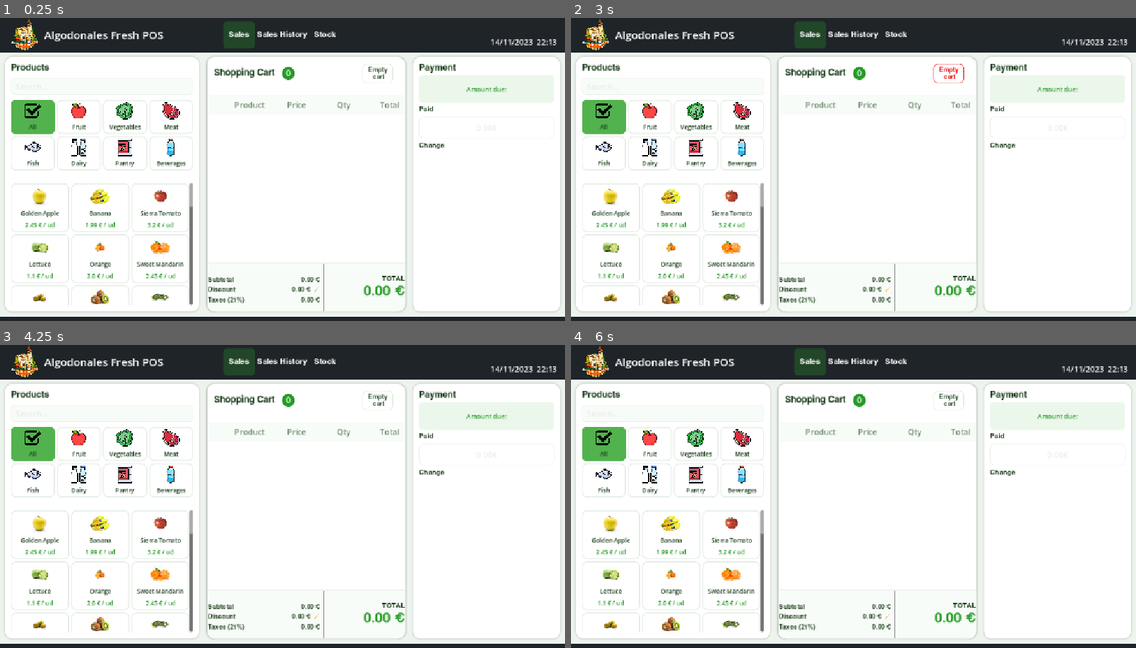
Above: before the commit, frames 1-4 (two rows, left to right).
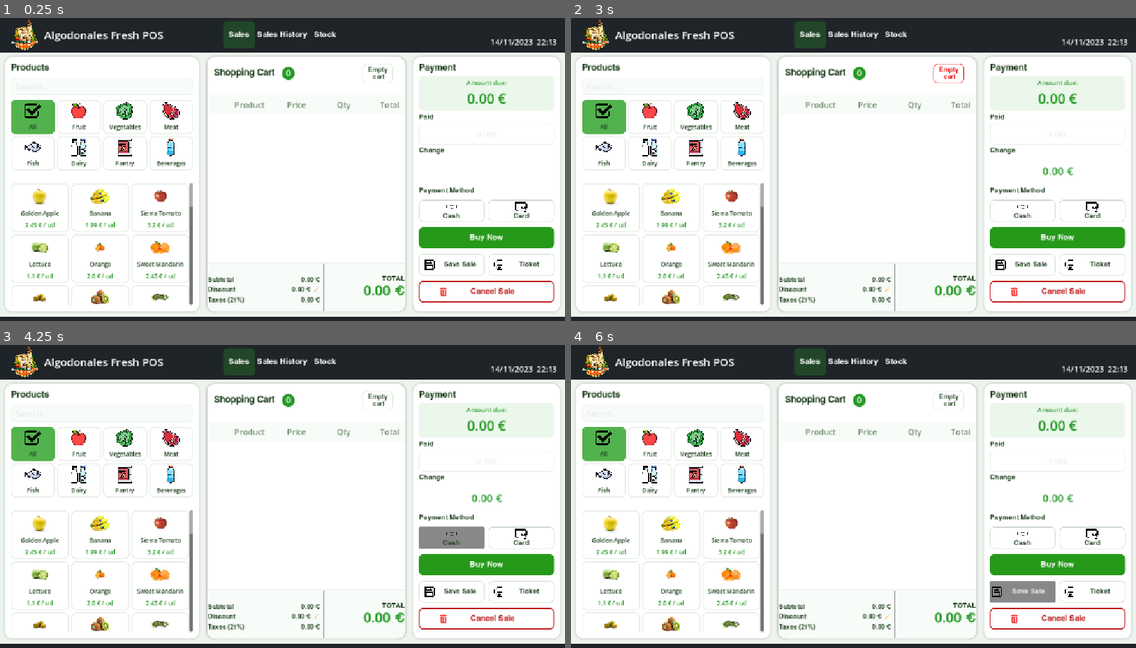
Above: after the commit, the same moments.

Repository: fersaezl/Algodonales-Fresh-POS
Game: Godot game, scene res://Scenes/MainPos.tscn
Same seed, same stepped clock (60 frames per second), same inputs: the game is played once before the commit and once after it. The project has no main scene, so this scene is started directly.
Inputs (mouse positions are in pixels of both pictures, inside the frame that each line leads up to):
- Up to frame 1 (0.25 s): no input
- Up to frame 2 (3 s): click (672, 87) at 0.52 s; type "12" at 0.6 s; click "Sales" at 1.25 s; click (604, 117) at 2.02 s; click "Empty cart" at 2.75 s
- Up to frame 3 (4.25 s): click (452, 538) at 3.52 s
- Up to frame 4 (6 s): click (1090, 538) at 4.27 s; click (1056, 566) at 5 s, where only the run after the commit has a clickable "Buy Now"; click (1023, 590) at 5.75 s, where only the run after the commit has a clickable "Save Sale"

The runs differ from the first frame. In frame 1, 3.2% of the frame differs, in the area x 74-99%, y 20-94%; in frame 2, 3.3%; in frame 3, 4.1%; in frame 4, 4.0%.

Commit message:
Add payment method buttons and update total handling in MainPos and cart scenes

Diff:
--- a/Scenes/MainPos.tscn
+++ b/Scenes/MainPos.tscn
@@ -4,6 +4,11 @@
 [ext_resource type="FontFile" uid="uid://qjmd2hn4xs13" path="res://Assets/Fonts/Helvetica-Bold.ttf" id="2_74tx3"]
 [ext_resource type="Texture2D" uid="uid://ba5yhahsdga5a" path="res://Assets/Logo/Logo AF.png" id="2_b30p1"]
 [ext_resource type="PackedScene" uid="uid://bxr4whmijjkgs" path="res://Scenes/Cart.tscn" id="2_p6x7q"]
+[ext_resource type="Texture2D" uid="uid://gi67a860qfcu" path="res://Assets/Icons/billete-de-banco.png" id="5_kvcdn"]
+[ext_resource type="Texture2D" uid="uid://c8rm382q62xg1" path="res://Assets/Icons/tarjeta-de-credito.png" id="6_cic5l"]
+[ext_resource type="Texture2D" uid="uid://dvpoa7llfu1po" path="res://Assets/Icons/disquete.png" id="7_62unc"]
+[ext_resource type="Texture2D" uid="uid://mjylttct2udm" path="res://Assets/Icons/impresora.png" id="8_ni1tk"]
+[ext_resource type="Texture2D" uid="uid://sepxe0mif7s" path="res://Assets/Icons/trash.png" id="9_j8myx"]
 
 [sub_resource type="StyleBoxFlat" id="StyleBoxFlat_68xj4"]
 bg_color = Color(0.12156863, 0.14117648, 0.16078432, 1)
@@ -66,8 +71,8 @@
 corner_radius_top_right = 8
 corner_radius_bottom_right = 8
 corner_radius_bottom_left = 8
-expand_margin_top = 10.0
-expand_margin_bottom = 8.0
+expand_margin_top = 5.0
+expand_margin_bottom = 5.0
 
 [sub_resource type="StyleBoxFlat" id="StyleBoxFlat_j8myx"]
 bg_color = Color(1, 1, 1, 1)
@@ -82,6 +87,52 @@
 corner_radius_bottom_left = 8
 expand_margin_top = 6.0
 expand_margin_bottom = 6.0
+
+[sub_resource type="StyleBoxFlat" id="StyleBoxFlat_n6lp0"]
+bg_color = Color(1, 1, 1, 1)
+border_width_left = 1
+border_width_top = 1
+border_width_right = 1
+border_width_bottom = 1
+border_color = Color(0.8, 0.8509804, 0.8, 1)
+corner_radius_top_left = 8
+corner_radius_top_right = 8
+corner_radius_bottom_right = 8
+corner_radius_bottom_left = 8
+
+[sub_resource type="StyleBoxFlat" id="StyleBoxFlat_3qaj7"]
+bg_color = Color(0.14901961, 0.6, 0.101960786, 1)
+corner_radius_top_left = 10
+corner_radius_top_right = 10
+corner_radius_bottom_right = 10
+corner_radius_bottom_left = 10
+
+[sub_resource type="StyleBoxFlat" id="StyleBoxFlat_gh4ev"]
+content_margin_left = 12.0
+bg_color = Color(1, 1, 1, 1)
+border_width_left = 1
+border_width_top = 1
+border_width_right = 1
+border_width_bottom = 1
+border_color = Color(0.8, 0.8509804, 0.8, 1)
+corner_radius_top_left = 8
+corner_radius_top_right = 8
+corner_radius_bottom_right = 8
+corner_radius_bottom_left = 8
+
+[sub_resource type="StyleBoxFlat" id="StyleBoxFlat_g6wl0"]
+content_margin_left = 40.0
+content_margin_right = 40.0
+bg_color = Color(1, 1, 1, 1)
+border_width_left = 2
+border_width_top = 2
+border_width_right = 2
+border_width_bottom = 2
+border_color = Color(0.7490196, 0.09803922, 0.09803922, 1)
+corner_radius_top_left = 8
+corner_radius_top_right = 8
+corner_radius_bottom_right = 8
+corner_radius_bottom_left = 8
 
 [sub_resource type="StyleBoxFlat" id="StyleBoxFlat_p6x7q"]
 bg_color = Color(0.12156863, 0.14117648, 0.16078432, 1)
@@ -288,7 +339,7 @@
 
 [node name="VBoxContainer" type="VBoxContainer" parent="MarginContainer/MainLayout/MarginContainer/Content/PaymentPanel/MarginContainer" unique_id=155812337]
 layout_mode = 2
-theme_override_constants/separation = 14
+theme_override_constants/separation = 11
 
 [node name="PaymentLabel" type="Label" parent="MarginContainer/MainLayout/MarginContainer/Content/PaymentPanel/MarginContainer/VBoxContainer" unique_id=1440480209]
 layout_mode = 2
@@ -301,14 +352,17 @@
 layout_mode = 2
 theme_override_styles/panel = SubResource("StyleBoxFlat_ni1tk")
 
-[node name="Label" type="Label" parent="MarginContainer/MainLayout/MarginContainer/Content/PaymentPanel/MarginContainer/VBoxContainer/TotalBlock" unique_id=1593261141]
+[node name="VBoxContainer" type="VBoxContainer" parent="MarginContainer/MainLayout/MarginContainer/Content/PaymentPanel/MarginContainer/VBoxContainer/TotalBlock" unique_id=906636548]
+layout_mode = 2
+
+[node name="Label" type="Label" parent="MarginContainer/MainLayout/MarginContainer/Content/PaymentPanel/MarginContainer/VBoxContainer/TotalBlock/VBoxContainer" unique_id=1593261141]
 layout_mode = 2
 size_flags_horizontal = 4
 theme_override_colors/font_color = Color(0.14901961, 0.6, 0.14901961, 1)
 theme_override_font_sizes/font_size = 13
 text = "Amount due:"
 
-[node name="TotalAmount" type="Label" parent="MarginContainer/MainLayout/MarginContainer/Content/PaymentPanel/MarginContainer/VBoxContainer/TotalBlock" unique_id=612152552]
+[node name="TotalAmount" type="Label" parent="MarginContainer/MainLayout/MarginContainer/Content/PaymentPanel/MarginContainer/VBoxContainer/TotalBlock/VBoxContainer" unique_id=612152552]
 layout_mode = 2
 size_flags_horizontal = 4
 theme_override_colors/font_color = Color(0.14901961, 0.6, 0.14901961, 1)
@@ -339,9 +393,141 @@
 custom_minimum_size = Vector2(0, 45)
 layout_mode = 2
 theme_override_colors/font_color = Color(0.14901961, 0.6, 0.14901961, 1)
-theme_override_font_sizes/font_size = 24
+theme_override_font_sizes/font_size = 22
 horizontal_alignment = 1
 vertical_alignment = 1
+
+[node name="PaymentMethod" type="Label" parent="MarginContainer/MainLayout/MarginContainer/Content/PaymentPanel/MarginContainer/VBoxContainer" unique_id=1135763512]
+layout_mode = 2
+theme_override_colors/font_color = Color(0.101960786, 0.23921569, 0.101960786, 1)
+theme_override_fonts/font = ExtResource("2_74tx3")
+theme_override_font_sizes/font_size = 14
+text = "Payment Method"
+
+[node name="Methods" type="GridContainer" parent="MarginContainer/MainLayout/MarginContainer/Content/PaymentPanel/MarginContainer/VBoxContainer" unique_id=1270172302]
+layout_mode = 2
+theme_override_constants/h_separation = 8
+columns = 2
+
+[node name="BtnCash" type="Button" parent="MarginContainer/MainLayout/MarginContainer/Content/PaymentPanel/MarginContainer/VBoxContainer/Methods" unique_id=1096423342]
+custom_minimum_size = Vector2(0, 44)
+layout_mode = 2
+size_flags_horizontal = 3
+theme_override_colors/font_color = Color(0.101960786, 0.23921569, 0.101960786, 1)
+theme_override_fonts/font = ExtResource("2_74tx3")
+theme_override_font_sizes/font_size = 16
+theme_override_styles/normal = SubResource("StyleBoxFlat_n6lp0")
+
+[node name="VBoxContainer" type="VBoxContainer" parent="MarginContainer/MainLayout/MarginContainer/Content/PaymentPanel/MarginContainer/VBoxContainer/Methods/BtnCash" unique_id=804754020]
+layout_mode = 1
+anchors_preset = 15
+anchor_right = 1.0
+anchor_bottom = 1.0
+grow_horizontal = 2
+grow_vertical = 2
+theme_override_constants/separation = 0
+alignment = 1
+
+[node name="TextureRect" type="TextureRect" parent="MarginContainer/MainLayout/MarginContainer/Content/PaymentPanel/MarginContainer/VBoxContainer/Methods/BtnCash/VBoxContainer" unique_id=1360622522]
+custom_minimum_size = Vector2(24, 24)
+layout_mode = 2
+size_flags_horizontal = 4
+size_flags_vertical = 4
+texture = ExtResource("5_kvcdn")
+expand_mode = 2
+stretch_mode = 5
+
+[node name="Label" type="Label" parent="MarginContainer/MainLayout/MarginContainer/Content/PaymentPanel/MarginContainer/VBoxContainer/Methods/BtnCash/VBoxContainer" unique_id=1971294758]
+layout_mode = 2
+theme_override_colors/font_color = Color(0.101960786, 0.23921569, 0.101960786, 1)
+theme_override_fonts/font = ExtResource("2_74tx3")
+theme_override_font_sizes/font_size = 14
+text = "Cash"
+horizontal_alignment = 1
+
+[node name="BtnCard" type="Button" parent="MarginContainer/MainLayout/MarginContainer/Content/PaymentPanel/MarginContainer/VBoxContainer/Methods" unique_id=1811541124]
+custom_minimum_size = Vector2(0, 44)
+layout_mode = 2
+size_flags_horizontal = 3
+theme_override_colors/font_color = Color(0.101960786, 0.23921569, 0.101960786, 1)
+theme_override_fonts/font = ExtResource("2_74tx3")
+theme_override_font_sizes/font_size = 16
+theme_override_styles/normal = SubResource("StyleBoxFlat_n6lp0")
+
+[node name="VBoxContainer" type="VBoxContainer" parent="MarginContainer/MainLayout/MarginContainer/Content/PaymentPanel/MarginContainer/VBoxContainer/Methods/BtnCard" unique_id=91955568]
+layout_mode = 1
+anchors_preset = 15
+anchor_right = 1.0
+anchor_bottom = 1.0
+grow_horizontal = 2
+grow_vertical = 2
+theme_override_constants/separation = 0
+alignment = 1
+
+[node name="TextureRect" type="TextureRect" parent="MarginContainer/MainLayout/MarginContainer/Content/PaymentPanel/MarginContainer/VBoxContainer/Methods/BtnCard/VBoxContainer" unique_id=1138875900]
+custom_minimum_size = Vector2(24, 24)
+layout_mode = 2
+size_flags_horizontal = 4
+size_flags_vertical = 4
+texture = ExtResource("6_cic5l")
+expand_mode = 2
+stretch_mode = 5
+
+[node name="Label" type="Label" parent="MarginContainer/MainLayout/MarginContainer/Content/PaymentPanel/MarginContainer/VBoxContainer/Methods/BtnCard/VBoxContainer" unique_id=1249084648]
+layout_mode = 2
+theme_override_colors/font_color = Color(0.101960786, 0.23921569, 0.101960786, 1)
+theme_override_fonts/font = ExtResource("2_74tx3")
+theme_override_font_sizes/font_size = 14
+text = "Card"
+horizontal_alignment = 1
+
+[node name="Buy" type="Button" parent="MarginContainer/MainLayout/MarginContainer/Content/PaymentPanel/MarginContainer/VBoxContainer" unique_id=1109367928]
+custom_minimum_size = Vector2(0, 44)
+layout_mode = 2
+theme_override_colors/font_color = Color(1, 1, 1, 1)
+theme_override_fonts/font = ExtResource("2_74tx3")
+theme_override_font_sizes/font_size = 16
+theme_override_styles/normal = SubResource("StyleBoxFlat_3qaj7")
+text = "Buy Now"
+
+[node name="HBoxContainer" type="HBoxContainer" parent="MarginContainer/MainLayout/MarginContainer/Content/PaymentPanel/MarginContainer/VBoxContainer" unique_id=456872630]
+layout_mode = 2
+theme_override_constants/separation = 8
+
+[node name="BtnSaveSale" type="Button" parent="MarginContainer/MainLayout/MarginContainer/Content/PaymentPanel/MarginContainer/VBoxContainer/HBoxContainer" unique_id=595567403]
+custom_minimum_size = Vector2(0, 44)
+layout_mode = 2
+size_flags_horizontal = 3
+theme_override_colors/font_color = Color(0.101960786, 0.23921569, 0.101960786, 1)
+theme_override_constants/icon_max_width = 20
+theme_override_fonts/font = ExtResource("2_74tx3")
+theme_override_font_sizes/font_size = 14
+theme_override_icons/icon = ExtResource("7_62unc")
+theme_override_styles/normal = SubResource("StyleBoxFlat_gh4ev")
+text = "Save Sale"
+
+[node name="BtnTicket" type="Button" parent="MarginContainer/MainLayout/MarginContainer/Content/PaymentPanel/MarginContainer/VBoxContainer/HBoxContainer" unique_id=1453011743]
+custom_minimum_size = Vector2(0, 44)
+layout_mode = 2
+size_flags_horizontal = 3
+theme_override_colors/font_color = Color(0.101960786, 0.23921569, 0.101960786, 1)
+theme_override_constants/h_separation = 0
+theme_override_constants/icon_max_width = 20
+theme_override_fonts/font = ExtResource("2_74tx3")
+theme_override_font_sizes/font_size = 14
+theme_override_icons/icon = ExtResource("8_ni1tk")
+theme_override_styles/normal = SubResource("StyleBoxFlat_gh4ev")
+text = "Ticket"
+
+[node name="BtnCancel" type="Button" parent="MarginContainer/MainLayout/MarginContainer/Content/PaymentPanel/MarginContainer/VBoxContainer" unique_id=433529694]
+custom_minimum_size = Vector2(0, 44)
+layout_mode = 2
+theme_override_colors/font_color = Color(0.7490196, 0.09803922, 0.09803922, 1)
+theme_override_constants/icon_max_width = 20
+theme_override_fonts/font = ExtResource("2_74tx3")
+theme_override_icons/icon = ExtResource("9_j8myx")
+theme_override_styles/normal = SubResource("StyleBoxFlat_g6wl0")
+text = "Cancel Sale"
 
 [node name="PanelContainer" type="PanelContainer" parent="MarginContainer/MainLayout" unique_id=1516869984]
 custom_minimum_size = Vector2(0, 40)
--- a/Scenes/cart2.gd
+++ b/Scenes/cart2.gd
@@ -1,4 +1,6 @@
 extends Control
+
+signal total_changed(amount: float)
 
 @export var tax_rate: float = 0.21
 @export var discount_popup : CanvasLayer
@@ -30,6 +32,7 @@
 	%DiscountAmount.text = "%.2f €" % discount
 	%TaxAmount.text      = "%.2f €" % tax
 	%TotalAmount.text    = "%.2f €" % total
+	total_changed.emit(total)
 
 func _get_subtotal() -> float:
 	var total := 0.0
@@ -183,3 +186,4 @@
 	%TotalAmount.text = "0.00 €"
 	%TaxAmount.text = "0.00 €"
 	%Badge.text       = "0"
+	total_changed.emit(0.0)
--- a/Scripts/mainpos.gd
+++ b/Scripts/mainpos.gd
@@ -15,6 +15,7 @@
 @onready var btn_stock = $MarginContainer/MainLayout/TopBar/MarginContainer/HBoxContainer/MenuSection/Stock
 @onready var paid_input = $MarginContainer/MainLayout/MarginContainer/Content/PaymentPanel/MarginContainer/VBoxContainer/PaidInput
 @onready var change_amount = $MarginContainer/MainLayout/MarginContainer/Content/PaymentPanel/MarginContainer/VBoxContainer/ChangeAmount
+@onready var payment_total = $MarginContainer/MainLayout/MarginContainer/Content/PaymentPanel/MarginContainer/VBoxContainer/TotalBlock/VBoxContainer/TotalAmount
 
 var first_btn
 
@@ -24,6 +25,8 @@
 	load_products("all", first_btn)
 	username_label.text = ProductManager.current_user
 	_set_active_tab(btn_sales)
+	payment_total.text = "0.00 €"
+	cartTSCN.total_changed.connect(_on_cart_total_changed)
 
 func load_categories() -> void:
 	var file = FileAccess.open("res://Data/sections.json", FileAccess.READ)
@@ -43,6 +46,8 @@
 		categories_grid.add_child(btn)
 
 var current_btn = null
+var current_total: float = 0.0
+var payment_method: String = "cash"
 
 func load_products(section_id: String, btn = null) -> void:
 	if current_btn:
@@ -83,15 +88,8 @@
 		cart[id] = 1
 	cartTSCN.add_product(product, cart)
 
-func _on_paid_input_text_changed(new_text: String) -> void:
-	var paid = float(new_text) if new_text != "" else 0.0
-	var total = 0.0
-	for prod_id in ProductManager.cart:
-		var pro = ProductManager.searchProductByid(prod_id)
-		if pro:
-			total += float(pro.price) * ProductManager.cart[prod_id]
-		var change = paid - total
-		change_amount.text = "%.2f €" % max(change, 0.0)
+func _on_paid_input_text_changed(_new_text: String) -> void:
+	_update_change()
 
 func _set_active_tab(active_btn: Button) -> void:
 	for btn in [btn_sales, btn_history, btn_stock]:
@@ -119,6 +117,15 @@
 	var t = Time.get_datetime_dict_from_system()
 	datetime_label.text = "%02d/%02d/%04d  %02d:%02d" % [t.day, t.month, t.year, t.hour, t.minute]
 
+func _update_change() -> void:
+	var paid = float(paid_input.text) if paid_input.text != "" else 0.0
+	var change = paid - current_total
+	change_amount.text = "%.2f €" % max(change, 0.0)
+
+func _on_cart_total_changed(amount: float) -> void:
+	current_total = amount
+	payment_total.text = "%.2f €" % amount
+	_update_change()
 
 func _on_sales_pressed() -> void:
 	_set_active_tab(btn_sales)
